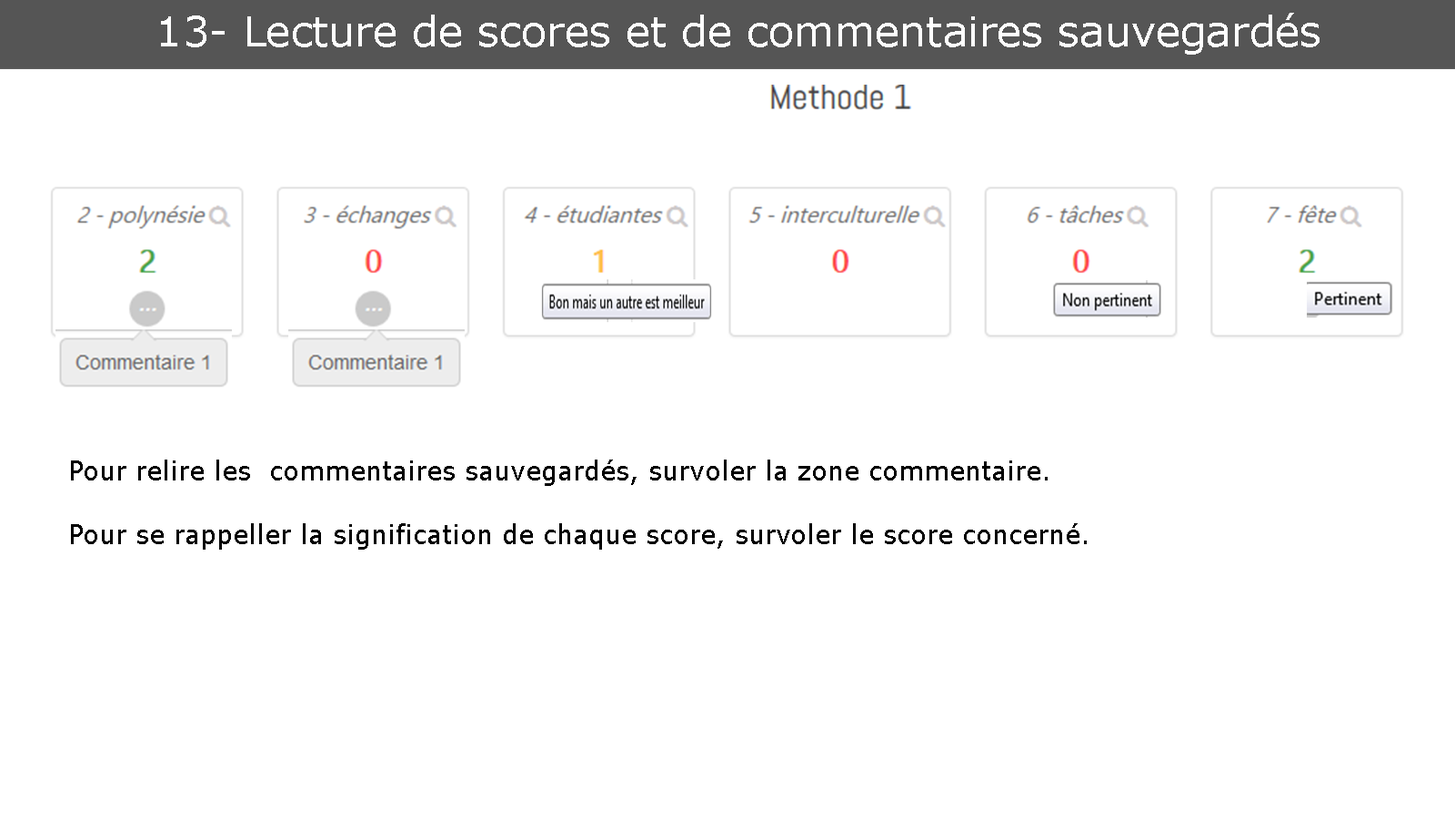
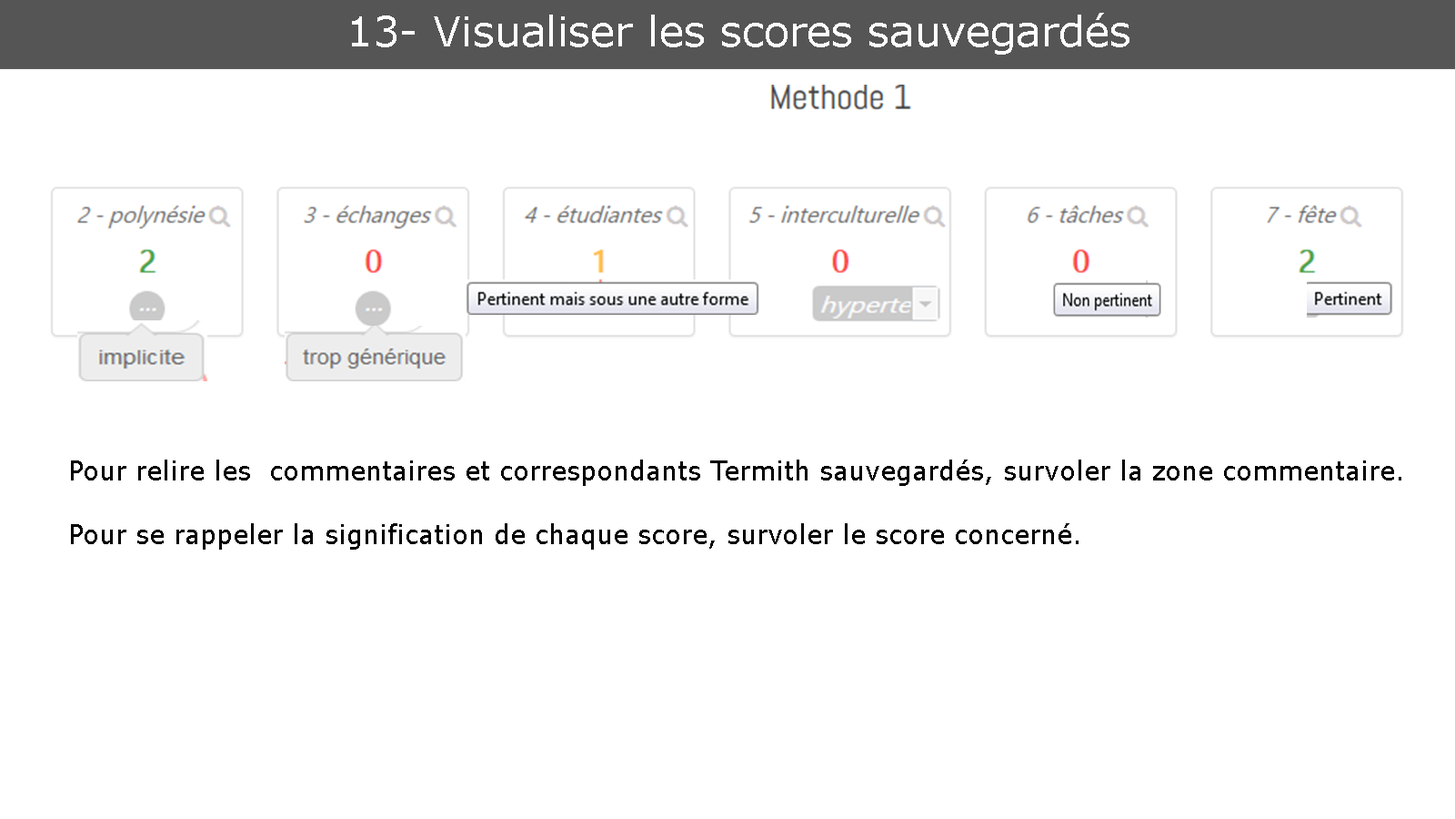
Two versions of the same layered image (1455px x 819px). Layer-by-layer changes:
renamed "infoBullCommentaire copie" to "commentaireTropGenerique", moved it above "correspondant", painted on it over [284, 325, 466, 388]
added layer "correspondant" above "commentaireImplicite" over [812, 284, 941, 322]
renamed "infoBullCommentaire" to "commentaireImplicite", moved it above "13- Visualiser les scores sauvegardés", painted on it over [55, 320, 232, 388]
renamed "13- Lecture de scores et de commentaires sauvegardés" to "13- Visualiser les scores sauvegardés", painted on it over [160, 12, 1320, 55]
added layer "infoBullScore1" above "Pour relire les commentaires et correspondants Termith sauvega" over [465, 279, 760, 315]
renamed "Pour relire les commentaires sauvegardés, survoler la zone com" to "Pour relire les commentaires et correspondants Termith sauvega", painted on it over [258, 459, 1402, 550]
hid "infoBullScore1P" over [541, 279, 713, 322]
